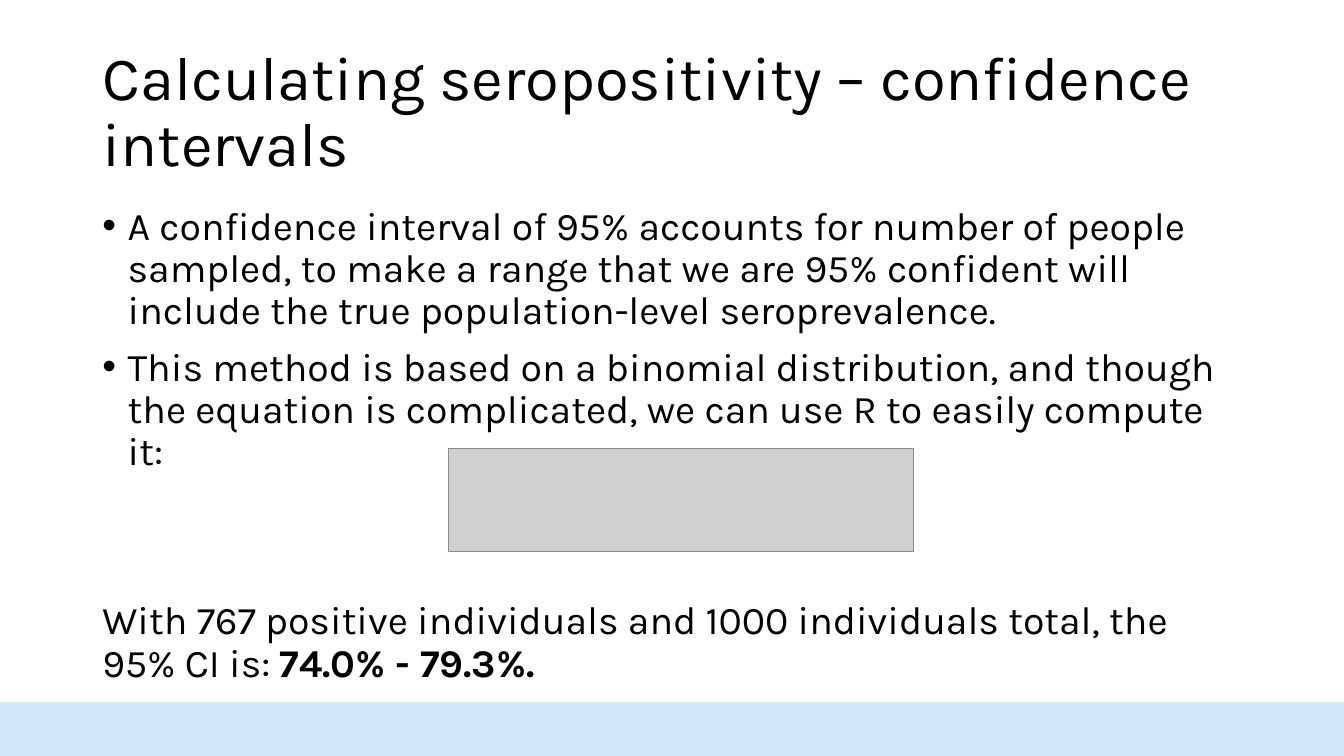
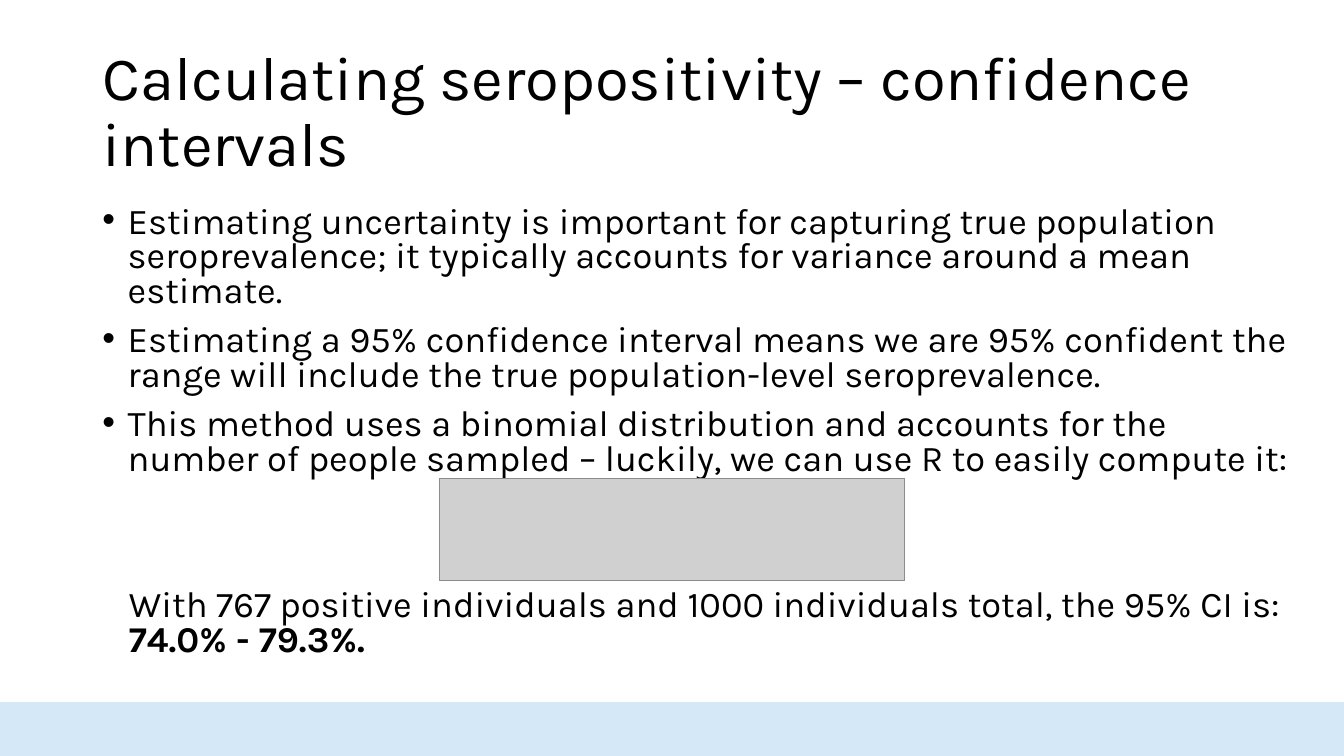
Before and after one commit to HopkinsIDD/seroanalytics_workshop, a slide deck: slide 16 of Lecture 3/Lecture 3 draft v2.pptx. Drawn at 1344x756 pixels with LibreOffice and Linux fonts; fonts in the diff are those of the drawing; grey boxes stand for pictures; background and template pictures are left out. Boxes give left, top, right and bottom in pixels: in the first picture for what was removed or moved away, otherwise in the second. Text is boxed around its words. In the diff, an @@ line names an element or a change of style, - is before the commit and + after.

```diff
--- a/Lecture 3/Lecture 3 draft v2.pptx
+++ b/Lecture 3/Lecture 3 draft v2.pptx
@@ text at [128,209,1287,480]: text changed; size 28 to 25.9 pt @@
-• A confidence interval of 95% accounts for number of people sampled, to make a range that we are 95% confident will include the true population-level seroprevalence.
-• This method is based on a binomial distribution, and though the equation is complicated, we can use R to easily compute it:
+• Estimating uncertainty is important for capturing true population seroprevalence; it typically accounts for variance around a mean estimate.
+• Estimating a 95% confidence interval means we are 95% confident the range will include the true population-level seroprevalence.
+• This method uses a binomial distribution and accounts for the number of people sampled – luckily, we can use R to easily compute it:
@@ picture: place and size @@
-picture at [449,449,913,552]
+picture at [440,478,904,581]
@@ text at [129,592,1279,653]: size 28 to 25.9 pt in "With 767 positive individuals and 1000 individuals ..."; indent changed; line spacing 0.9 to 0.8 @@
```
Also in this commit, not shown: 23 other slides changed, 1 slide added, 2 other files.
